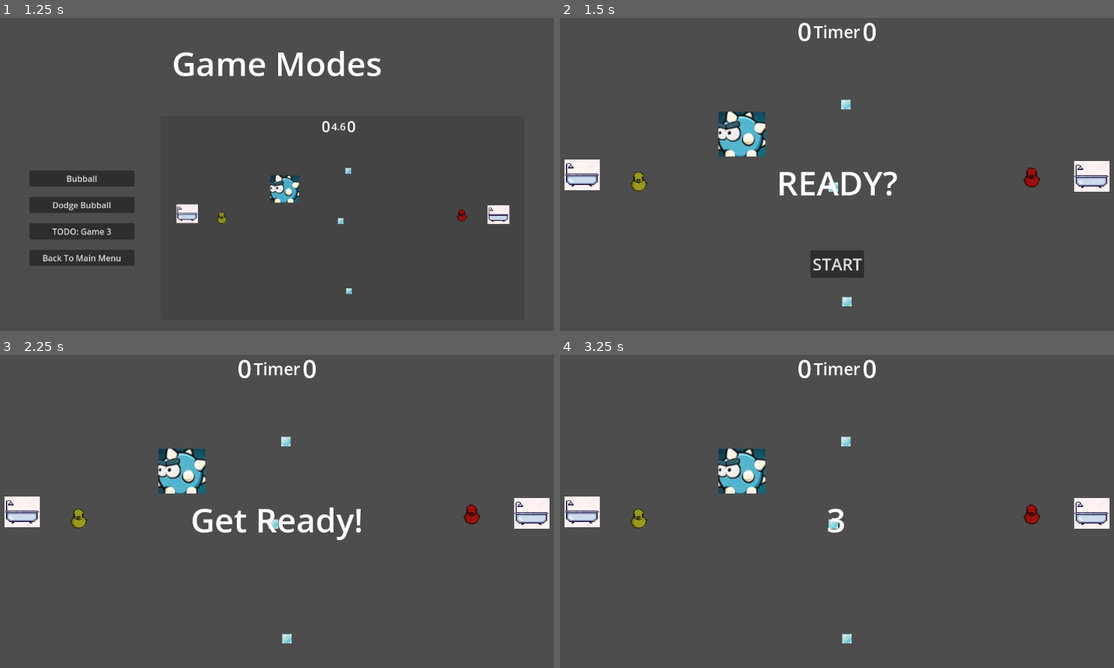
Above: before the commit, frames 1-4 (two rows, left to right).
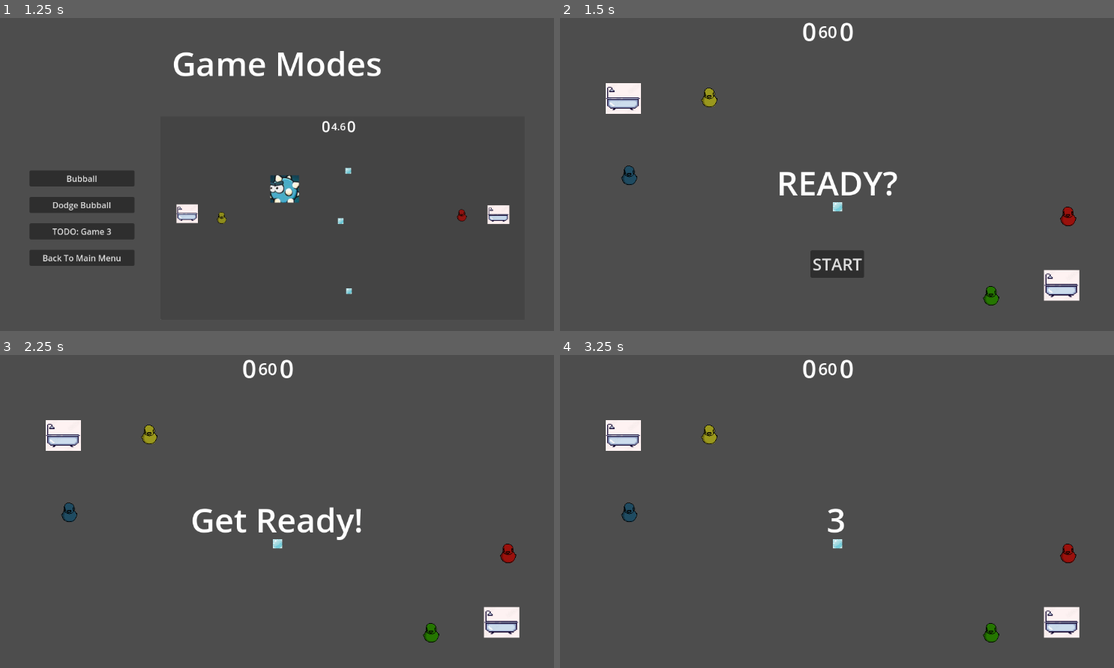
Above: after the commit, the same moments.

Repository: pmaitland/GGJ2025
Game: Godot game, scene res://scenes/MainScreen.tscn
Same seed, same stepped clock (60 frames per second), same inputs: the game is played once before the commit and once after it.
Inputs:
- Up to frame 1 (1.25 s): click "Game Mode" at 0.5 s
- Up to frame 2 (1.5 s): click "Bubball" at 1.25 s
- Up to frame 3 (2.25 s): click "START" at 2 s
- Up to frame 4 (3.25 s): tap Enter at 2.75 s

Frame 1 is identical in both runs. In frame 2, 5.1% of the frame differs, in the area x 0-100%, y 1-93%; in frame 3, 5.1%; in frame 4, 5.1%.

Commit message:
fix everything

Diff:
--- a/ggj25/project.godot
+++ b/ggj25/project.godot
@@ -21,6 +21,11 @@
 "deadzone": 0.5,
 "events": [Object(InputEventKey,"resource_local_to_scene":false,"resource_name":"","device":-1,"window_id":0,"alt_press …(191 unchanged characters)…
 , Object(InputEventJoypadButton,"resource_local_to_scene":false,"resource_name":"","device":-1,"button_index":1,"pressure":0.0,"pressed":true,"script":null)
+]
+}
+p0_dash={
+"deadzone": 0.5,
+"events": [Object(InputEventKey,"resource_local_to_scene":false,"resource_name":"","device":-1,"window_id":0,"alt_pressed":false,"shift_pressed":false,"ctrl_pressed":false,"meta_pressed":false,"pressed":false,"keycode":0,"physical_keycode":4194325,"key_label":0,"unicode":0,"location":0,"echo":false,"script":null)
 ]
 }
 p0_move_left={
@@ -72,8 +77,8 @@
 "events": [Object(InputEventKey,"resource_local_to_scene":false,"resource_name":"","device":-1,"window_id":0,"alt_press …(195 unchanged characters)…
 ]
 }
-p0_dash={
+p1_dash={
 "deadzone": 0.5,
-"events": [Object(InputEventKey,"resource_local_to_scene":fa …(141 unchanged characters)… ":false,"keycode":0,"physical_keycode":4194325,"key_label":0,"unicode":0,"location":0,"echo":false,"script":null)
+"events": [Object(InputEventKey,"resource_local_to_scene":fa …(141 unchanged characters)… ":false,"keycode":0,"physical_keycode":47,"key_label":0,"unicode":47,"location":0,"echo":false,"script":null)
 ]
 }
--- a/ggj25/scenes/bubbal_game.tscn
+++ b/ggj25/scenes/bubbal_game.tscn
@@ -1,11 +1,10 @@
-[gd_scene load_steps=9 format=3 uid="uid://bxcpb31qgji08"]
+[gd_scene load_steps=8 format=3 uid="uid://bxcpb31qgji08"]
 
 [ext_resource type="PackedScene" uid="uid://bnfisykkl2cb6" path="res://scenes/duck.tscn" id="1_40w4y"]
-[ext_resource type="Script" path="res://scripts/level.gd" id="1_b032h"]
-[ext_resource type="PackedScene" uid="uid://b4ddp6kgcmth5" path="res://scenes/bubble.tscn" id="2_lkvlj"]
-[ext_resource type="PackedScene" uid="uid://boymnx5a08bl2" path="res://scenes/Goal.tscn" id="4_mjrpk"]
-[ext_resource type="PackedScene" uid="uid://cbjq3nsk4i6ox" path="res://scenes/HUD.tscn" id="5_jgjwp"]
-[ext_resource type="PackedScene" uid="uid://cfr8l7jr3ux3b" path="res://scenes/Obstacle.tscn" id="6_lll7i"]
+[ext_resource type="Script" path="res://scripts/bubball.gd" id="1_pxbye"]
+[ext_resource type="PackedScene" uid="uid://c1jn5x64l5q8v" path="res://scenes/bubble.tscn" id="2_lkvlj"]
+[ext_resource type="PackedScene" uid="uid://bioxevgxmkxd5" path="res://scenes/Goal.tscn" id="4_mjrpk"]
+[ext_resource type="PackedScene" uid="uid://c6wg2fhghhum0" path="res://scenes/HUD.tscn" id="5_jgjwp"]
 [ext_resource type="AudioStream" uid="uid://ob8hhxoeng52" path="res://sounds/bathtime.wav" id="7_u18ih"]
 
 [sub_resource type="WorldBoundaryShape2D" id="WorldBoundaryShape2D_u41tq"]
@@ -13,30 +12,24 @@
 
 [node name="Node2D" type="Node2D"]
 position = Vector2(101, 59)
-script = ExtResource("1_b032h")
+script = ExtResource("1_pxbye")
 
 [node name="duck1" parent="." instance=ExtResource("1_40w4y")]
-position = Vector2(94, 262)
+position = Vector2(230, 100)
 
 [node name="Bubble" parent="." instance=ExtResource("2_lkvlj")]
-position = Vector2(494, 495)
+position = Vector2(476, 312)
 
-[node name="Goal2" parent="." instance=ExtResource("4_mjrpk")]
-position = Vector2(-15, 251)
+[node name="RightGoal" parent="." instance=ExtResource("4_mjrpk")]
+position = Vector2(907, 464)
 
-[node name="Goal" parent="." instance=ExtResource("4_mjrpk")]
-position = Vector2(965, 254)
-
-[node name="Bubble2" parent="." instance=ExtResource("2_lkvlj")]
-position = Vector2(492, 115)
-
-[node name="Bubble3" parent="." instance=ExtResource("2_lkvlj")]
-position = Vector2(468, 274)
+[node name="LeftGoal" parent="." instance=ExtResource("4_mjrpk")]
+position = Vector2(64, 104)
 
 [node name="Hud" parent="." instance=ExtResource("5_jgjwp")]
 
 [node name="duck2" parent="." instance=ExtResource("1_40w4y")]
-position = Vector2(850, 254)
+position = Vector2(920, 329)
 player_id = 1
 
 [node name="WorldBorder2" type="StaticBody2D" parent="."]
@@ -75,11 +68,21 @@
 rotation = -3.14159
 shape = SubResource("WorldBoundaryShape2D_u41tq")
 
-[node name="Obstacle" parent="." instance=ExtResource("6_lll7i")]
-position = Vector2(293, 172)
-
 [node name="AudioStreamPlayer" type="AudioStreamPlayer" parent="."]
 stream = ExtResource("7_u18ih")
 volume_db = -10.0
 
-[connection signal="start_game" from="Hud" to="." method="new_game"]
+[node name="CharacterBody2D" parent="." instance=ExtResource("1_40w4y")]
+position = Vector2(76, 250)
+player_id = 2
+
+[node name="CharacterBody2D2" parent="." instance=ExtResource("1_40w4y")]
+position = Vector2(772, 482)
+player_id = 3
+
+[node name="GameTimer" type="Timer" parent="."]
+
+[connection signal="bubble_collected" from="RightGoal" to="." method="_on_right_goal_bubble_collected"]
+[connection signal="bubble_collected" from="LeftGoal" to="." method="_on_left_goal_bubble_collected"]
+[connection signal="start_game" from="Hud" to="." method="_on_hud_start_game"]
+[connection signal="timeout" from="GameTimer" to="." method="_on_game_timer_timeout"]
--- a/ggj25/scripts/bubball.gd
+++ b/ggj25/scripts/bubball.gd
@@ -3,7 +3,7 @@
 @onready var game_timer: Timer = $GameTimer
 @onready var hud: Hud = $Hud
 
-const GAME_TIME = 20
+const GAME_TIME = 60
 var started = false
 
 var left_team_score = 0
--- a/ggj25/scripts/duck.gd
+++ b/ggj25/scripts/duck.gd
@@ -19,7 +19,7 @@
 
 const DASH_DURATION = 0.07
 const DASH_SPEED = SPEED * 5
-const DASH_COOLDOWN = 2.5
+const DASH_COOLDOWN = 0.5
 const DASH_ACCELERATION = ACCELERATION * 20
 var is_dashing = false
 var dash_available = true
@@ -69,7 +69,7 @@
 
 
 	if is_controller():
-		if Input.is_joy_button_pressed(player_id, JOY_BUTTON_A):
+		if Input.get_joy_axis(player_id, JOY_AXIS_TRIGGER_RIGHT) > 0.3:
 			blow()
 	else:
 		if Input.is_action_pressed("p%s_blow" % player_id):
@@ -77,7 +77,7 @@
 
 
 	if is_controller():
-		if Input.is_joy_button_pressed(player_id, JOY_BUTTON_B):
+		if Input.is_joy_button_pressed(player_id, JOY_BUTTON_A):
 			dash()
 	else:
 		if Input.is_action_just_pressed("p%s_dash" % player_id):
@@ -132,7 +132,7 @@
 		for i in range(blow_hitbox.get_collision_count()):
 			var hit = blow_hitbox.get_collider(i)
 			if "name" in hit:
-				print('blowing ', hit.name)
+				pass
 			if hit and hit.has_method("blow"):
 				hit.call("blow", global_transform, BLOW_FORCE)
 
Not shown: 1 places in ggj25/scenes/BubbalManager.tscn that only renumber resources
Not shown: 1 places in ggj25/scenes/Goal.tscn that only renumber resources
Not shown: 1 places in ggj25/scenes/HUD.tscn that only renumber resources
Not shown: 1 places in ggj25/scenes/Obstacle.tscn that only renumber resources
Not shown: 1 places in ggj25/scenes/bubble.tscn that only renumber resources
Not shown: 1 places in ggj25/scenes/noel_level.tscn that only renumber resources
Not shown, added: ggj25/scenes/duc899F.tmp
Not shown, added: ggj25/scenes/ducE730.tmp
